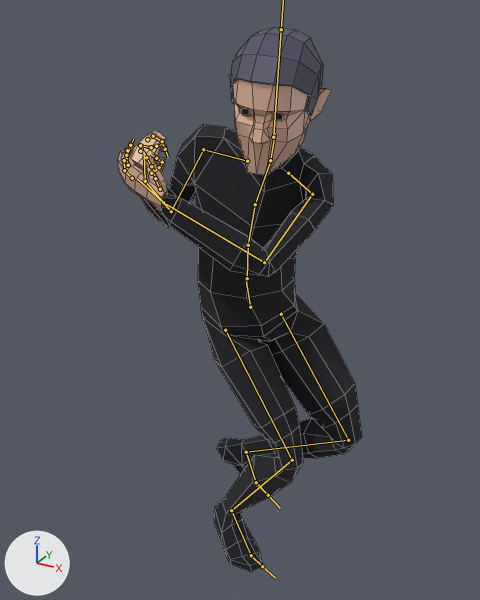
The FBX model GameJamSpy/Assets/Models/Characters/Animations/p2_run_strafe_L.fbx as it was, and as the next commit left it.
Camera for both pictures: a camera (50 mm lens) standing at (0.904, -1.7, 1.723) and looking at (0.082, -0.205, 0.975). The axes (+X, +Y, +Z) are drawn at lower left. The lights are the same throughout. Both versions are drawn at frame 2 of the action 'p2_run_strafe_L'; the numbers are the values there. The bones that bend it are drawn over the model as lines. Mesh edges are drawn as thin lines.
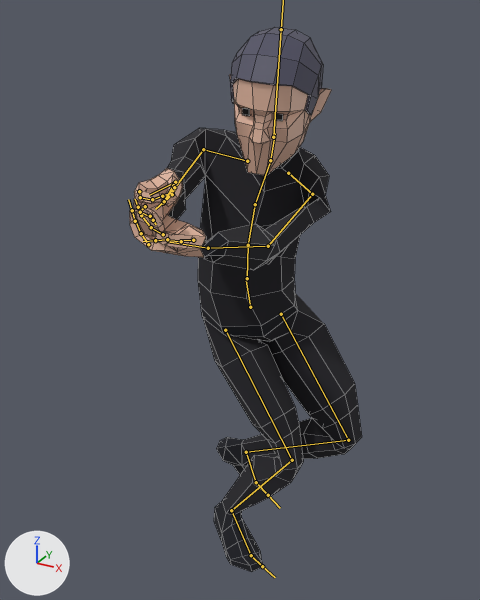
Location of each change, (x1, y1, x2, y2) in pixels of the pictures (480 x 600 px):
'mesh', posed
    before: (118, 27, 362, 572)
    after: (130, 27, 362, 572)
bone 'LeftArm', root to tip
    before: (312, 194) to (264, 262)
    after: (312, 194) to (268, 246)
bone 'LeftForeArm', root to tip
    before: (264, 262) to (163, 202)
    after: (268, 246) to (208, 248)
bone 'LeftHand', root to tip
    before: (163, 202) to (137, 178)
    after: (208, 248) to (167, 241)
bone 'RightArm', root to tip
    before: (203, 149) to (171, 211)
    after: (203, 149) to (163, 203)
bone 'RightForeArm', root to tip
    before: (171, 211) to (145, 181)
    after: (163, 203) to (175, 182)
bone 'RightHand', root to tip
    before: (145, 181) to (144, 153)
    after: (175, 182) to (149, 195)

What the commit changed:
Bone 'LeftArm' (bone_leftarm) turns from (-12, -19, 69) to (-53, -55, 114) degrees about its own x, y and z.
Bone 'LeftForeArm' (bone_leftforearm) turns from (1, -2, 68) to (2, -1, 23) degrees about its own x, y and z.
Bone 'LeftHand' (bone_lefthand) turns from (21, -69, -18) to (83, -34, -127) degrees about its own x, y and z.
Bone 'RightArm' (bone_rightarm) turns from (29, -7, 38) to (31, 18, -43) degrees about its own x, y and z.
Bone 'RightForeArm' (bone_rightforearm) turns from (-1, 2, -122) to (2, 2, -47) degrees about its own x, y and z.
Bone 'RightHand' (bone_righthand) turns from (-10, -2, -19) to (-33, 24, 46) degrees about its own x, y and z.
